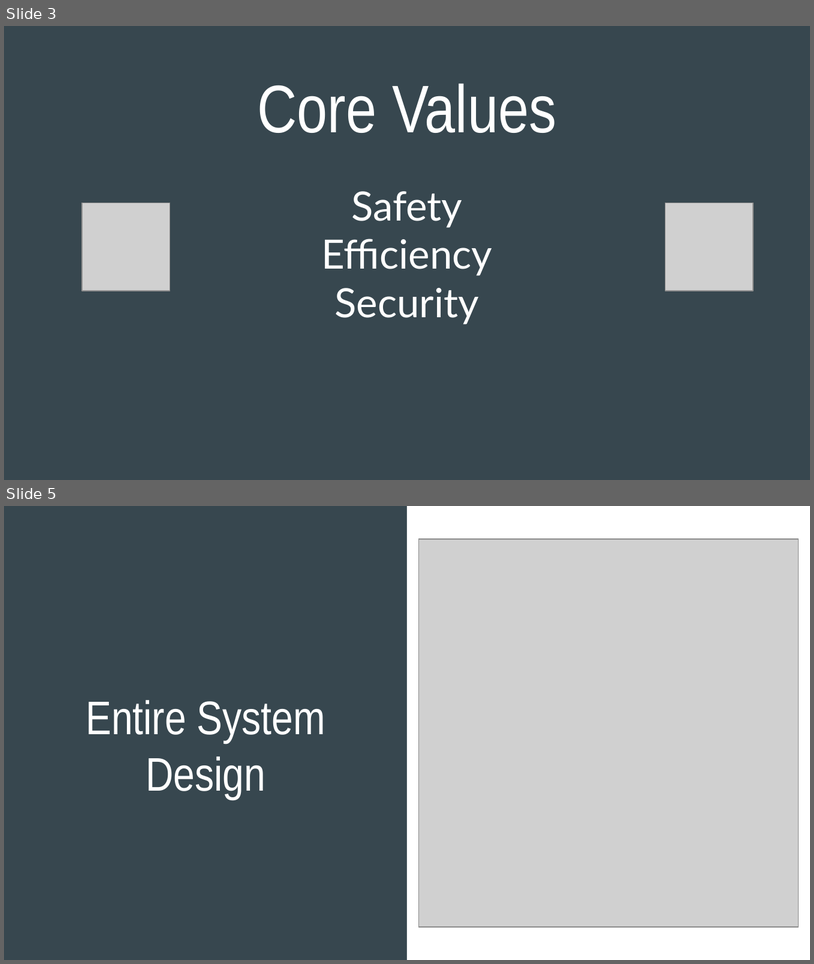
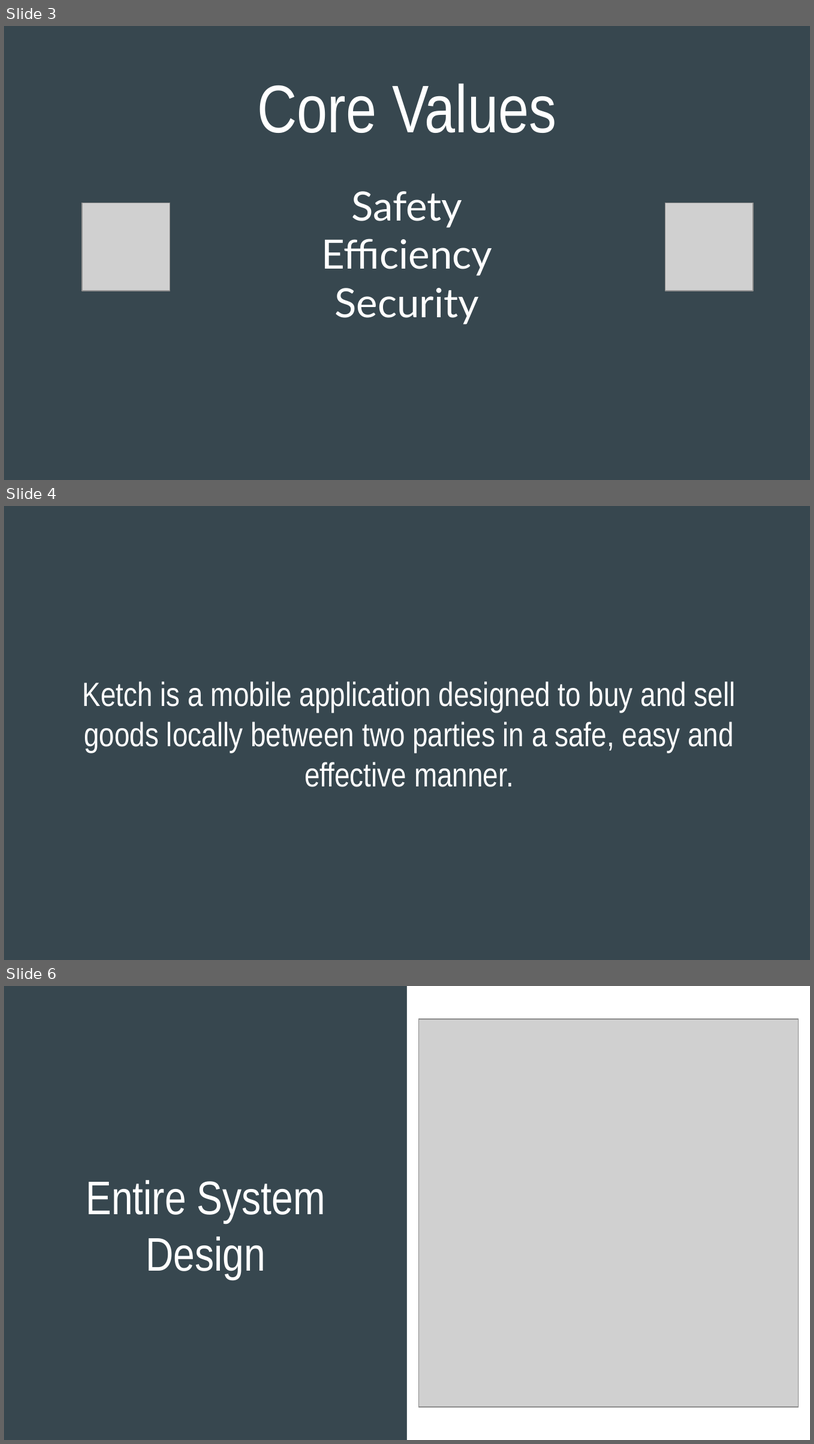
Before and after one commit to connorbutler44/Ketch, a slide deck: docs/Ketch Final.pptx. Shown one above the other, each under a label of ours: slides 3 and 5 before the commit, slides 3, 4 and 6 after it; the slides between them are not shown. The pictures are 814x964 and 814x1444 pixels, drawn with LibreOffice and Linux fonts; fonts in the diff are those of the drawing; grey boxes stand for pictures. Boxes give left, top, right and bottom in pixels: in the first picture for what was removed or moved away, otherwise in the second. Text is boxed around its words. In the diff, an @@ line names an element or a change of style, - is before the commit and + after.

```diff
--- a/docs/Ketch Final.pptx
+++ b/docs/Ketch Final.pptx
@@ slide 4 added at bbox=[4, 506, 810, 960], background #37474F @@
@@ title added at bbox=[83, 681, 736, 787], 30 pt, text #FFFFFF @@
+Ketch is a mobile application designed to buy and sell goods locally between two parties in a safe, easy and effective manner.
@@ what was slide 5 is now slide 6 @@
```
Also in this commit, not shown: 2 slides changed, 1 other slide added.
